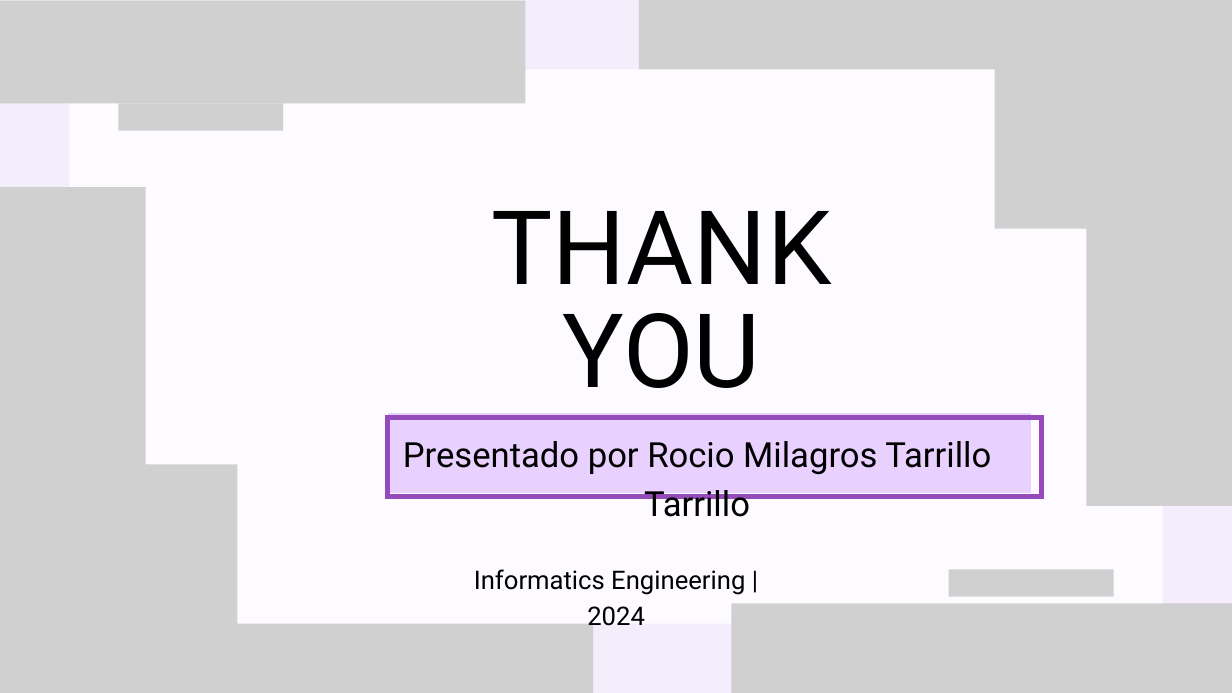
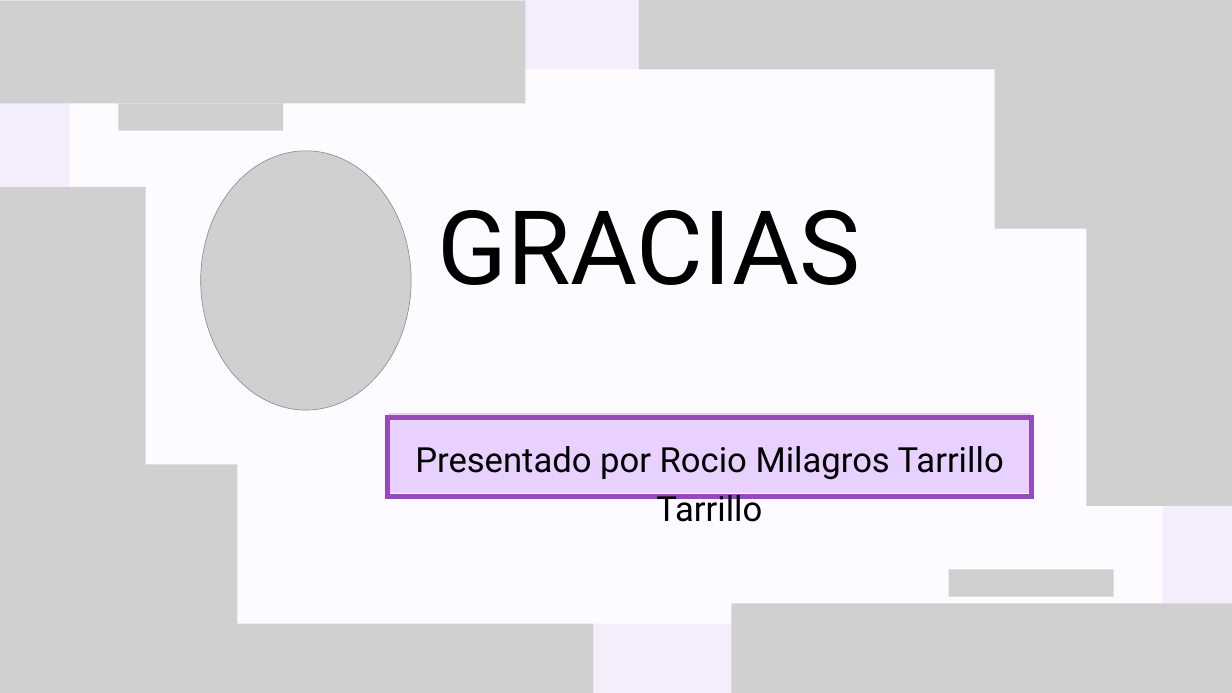
Before and after one commit to Rociom570/Datos-Unidad-II, a slide deck: slide 12 of Tarea II.pptx (slide 10 before the commit). Drawn at 1232x693 pixels with LibreOffice and Linux fonts; fonts in the diff are those of the drawing; grey boxes stand for pictures. Boxes give left, top, right and bottom in pixels: in the first picture for what was removed or moved away, otherwise in the second. Text is boxed around its words. In the diff, an @@ line names an element or a change of style, - is before the commit and + after.

```diff
--- a/Tarea II.pptx
+++ b/Tarea II.pptx
@@ picture added at box(201, 151, 411, 410) @@
@@ text at box(437, 210, 860, 285): text changed @@
-THANK YOU
+GRACIAS
@@ freeform shape: place and size @@
-freeform shape at box(387, 417, 1041, 496)
+freeform shape at box(387, 417, 1031, 496)
@@ text "Presentado por Rocio Milagros Tarrillo ..." rewrapped from box(403, 441, 991, 525) to box(415, 446, 1004, 522) @@
@@ text removed at box(474, 569, 745, 631) @@
-Informatics Engineering | 2024
```
Also in this commit, not shown: 5 other slides changed, 6 slides added, 4 slides removed, 4 other files.
